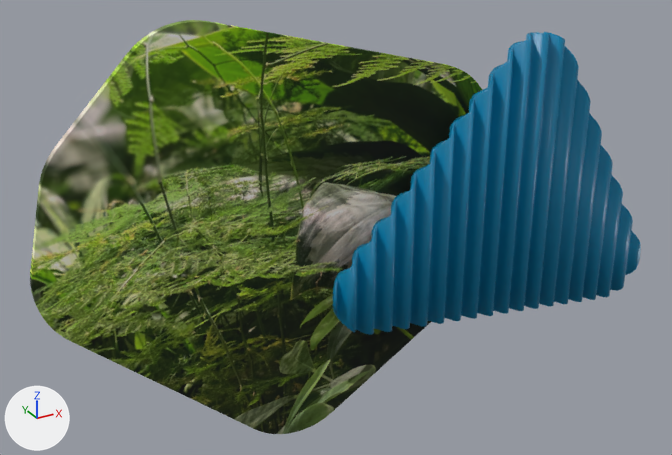
The glTF model scroll2/models/storey/storey.gltf as it was, and as the next commit left it.
Camera for both pictures: a 50 mm camera at (-0.0983, -0.1767, 0.0885) aimed at (0.0018, 0.0054, -0.0025). Arrows for +X, +Y and +Z are at lower left; the lights stay in place. Where no turn or scale is listed for an object, it has been applied to the vertices.

Script lines for the objects in view, before the commit:
```python
mat_plants = principled_material('plants')
mat_plants.texture = img_img_8621_1
mat_plants.roughness = 1.0
me_hex = bpy.data.meshes.new('Hex')
me_hex.from_pydata(...)  # 266 vertices, 528 faces; spans x 0.0001..0.1062, y 0.0001..0.124, z -0.002..0.002
me_hex.materials.append(mat_plants)  # picture img_img_8621_1
me_triangle = bpy.data.meshes.new('Triangle')
me_triangle.from_pydata(...)  # 1132 vertices, 2260 faces; spans x 0.004..0.104, y 0.0..0.0035, z -0.0318..0.0476
me_triangle.materials.append(mat_blue)  # cyan #007faa
ob_hex = bpy.data.objects.new('Hex', me_hex)
ob_hex.location = (-0.0692, 0.0031, 0.0525)
ob_hex.rotation_euler = (1.571, 1.605, 0.0)  # degrees (90, 92, 0)
ob_hex.scale = (1.0, 1.0, 0.458)
ob_triangle = bpy.data.objects.new('Triangle', me_triangle)
ob_triangle.location = (-0.0074, -0.0052, -0.0063)
```
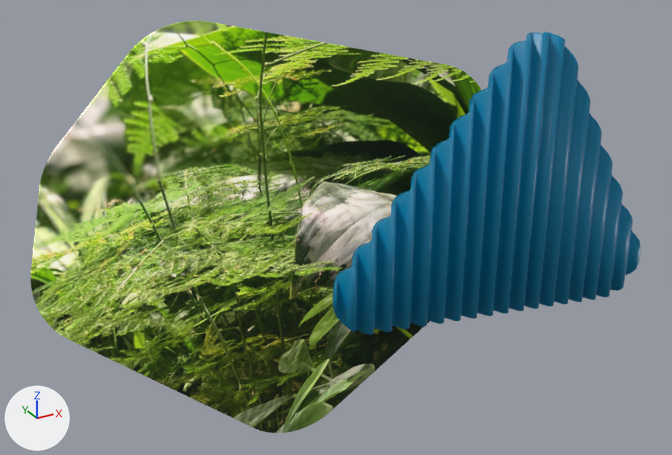
Location of each change, (x1, y1, x2, y2) in pixels of the pictures (672 x 455 px):
'Hex', surface changed, rescaled: before (30, 20, 482, 434); after (31, 21, 481, 433)

The change, as a diff of the scene's bpy script:
```diff
--- a/scroll2/models/storey/storey.gltf.py
+++ b/scroll2/models/storey/storey.gltf.py
@@ mat_plants @@
 n0 = _N.new('ShaderNodeBsdfPrincipled'); n0.name = 'Principled BSDF'
 n0.inputs[2].default_value = 1.0  # 'Roughness'
+n0.inputs[28].default_value = 0.5  # 'Emission Strength'
 n1 = _N.new('ShaderNodeOutputMaterial'); n1.name = 'Material Output'
@@ mat_plants @@
 n2 = _N.new('ShaderNodeTexImage'); n2.name = 'Image Texture'
 n2.image = img_img_8621_1
+n3 = _N.new('ShaderNodeTexImage'); n3.name = 'Image Texture.001'
+n3.image = img_img_8621_1
 _L.new(n0.outputs[0], n1.inputs[0])  # 'BSDF' to 'Surface'
-_L.new(n2.outputs[0], n0.inputs[0])  # 'Color' to 'Base Color'
+_L.new(n2.outputs[0], n0.inputs[27])  # 'Color' to 'Emission Color'
+_L.new(n3.outputs[0], n0.inputs[0])  # 'Color' to 'Base Color'
@@ ob_hex @@
 ob_hex.rotation_euler = (1.571, 1.605, 0.0)  # degrees (90, 92, 0)
-ob_hex.scale = (1.0, 1.0, 0.458)
+ob_hex.scale = (1.0, 1.0, 0.195)
```
